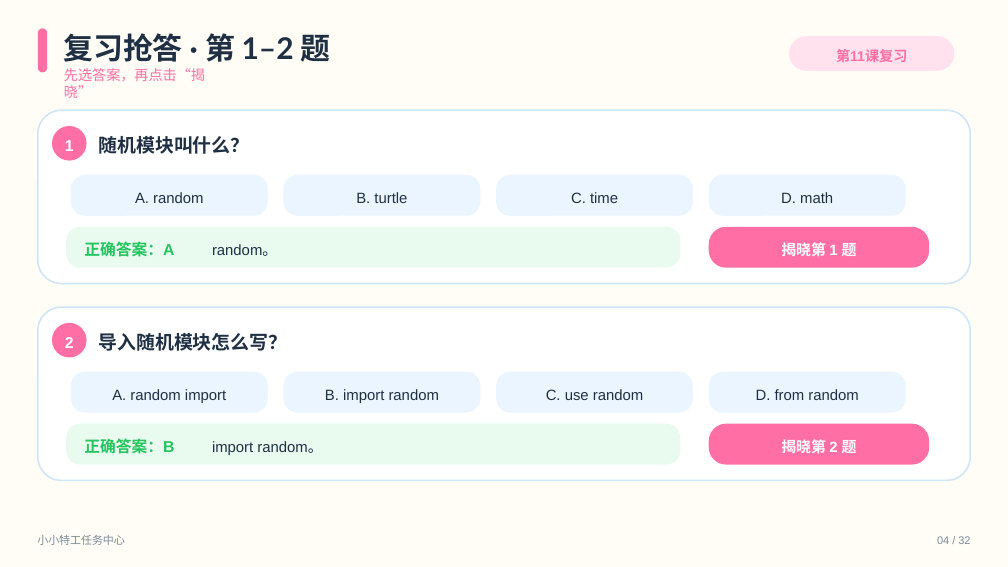
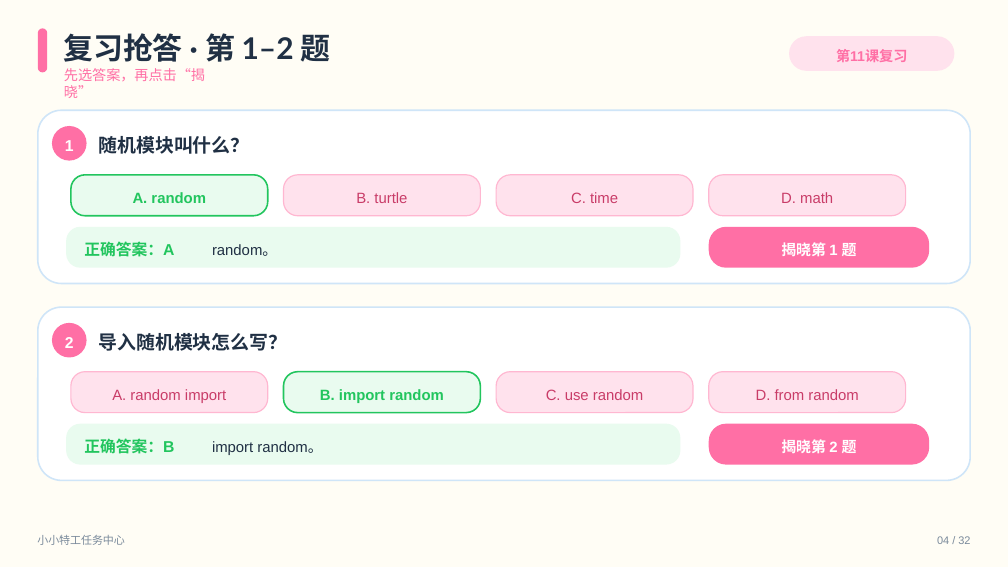
Before and after one commit to 9Kun/ppt-master, a slide deck: slide 4 of projects/第12课_特工身份确认_阳光积木乐园_ppt169_20260906/exports/第12课_特工身份确认_阳光积木乐园.pptx. Drawn at 1008x567 pixels with LibreOffice and Linux fonts; fonts in the diff are those of the drawing. Boxes give left, top, right and bottom in pixels: in the first picture for what was removed or moved away, otherwise in the second. Text is boxed around its words. In the diff, an @@ line names an element or a change of style, - is before the commit and + after.

```diff
--- a/projects/第12课_特工身份确认_阳光积木乐园_ppt169_20260906/exports/第12课_特工身份确认_阳光积木乐园.pptx
+++ b/projects/第12课_特工身份确认_阳光积木乐园_ppt169_20260906/exports/第12课_特工身份确认_阳光积木乐园.pptx
@@ rounded rectangle at (x1=71, y1=175, x2=268, y2=216): fill #EAF5FF to #E9FBEF; outline none to #22C55E 1.5 pt @@
@@ text "A. random" at (x1=133, y1=192, x2=206, y2=203): text colour #203044 to #22C55E, bold on @@
@@ rounded rectangle at (x1=284, y1=372, x2=480, y2=413): fill #EAF5FF to #E9FBEF; outline none to #22C55E 1.5 pt @@
@@ text "B. import random" at (x1=320, y1=389, x2=444, y2=403): text colour #203044 to #22C55E, bold on @@
@@ fill #EAF5FF to #FFE2ED; outline none to #FFB7D1 1.13 pt in 6 elements at (x1=284, y1=175, x2=480, y2=216), (x1=496, y1=175, x2=693, y2=216), (x1=709, y1=175, x2=906, y2=216), (x1=71, y1=372, x2=268, y2=413), (x1=496, y1=372, x2=693, y2=413), (x1=709, y1=372, x2=906, y2=413) @@
@@ text colour #203044 to #C93C68 in 6 elements at (x1=356, y1=192, x2=407, y2=203), (x1=571, y1=192, x2=618, y2=203), (x1=781, y1=192, x2=833, y2=203), (x1=112, y1=389, x2=226, y2=403), (x1=546, y1=389, x2=643, y2=400), (x1=756, y1=389, x2=858, y2=400) @@
```
Also in this commit, not shown: 13 other slides changed, 56 other files.
